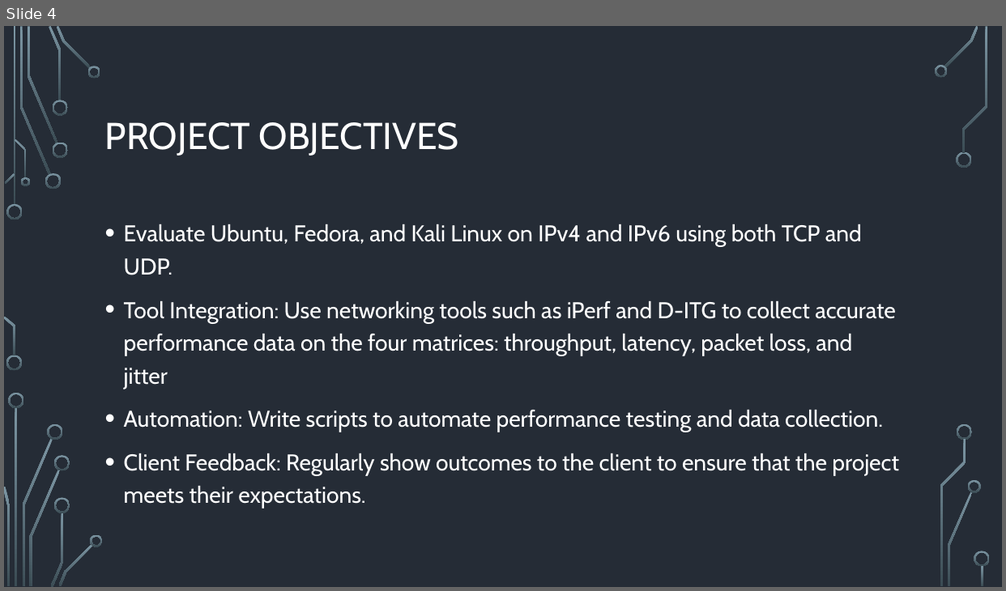
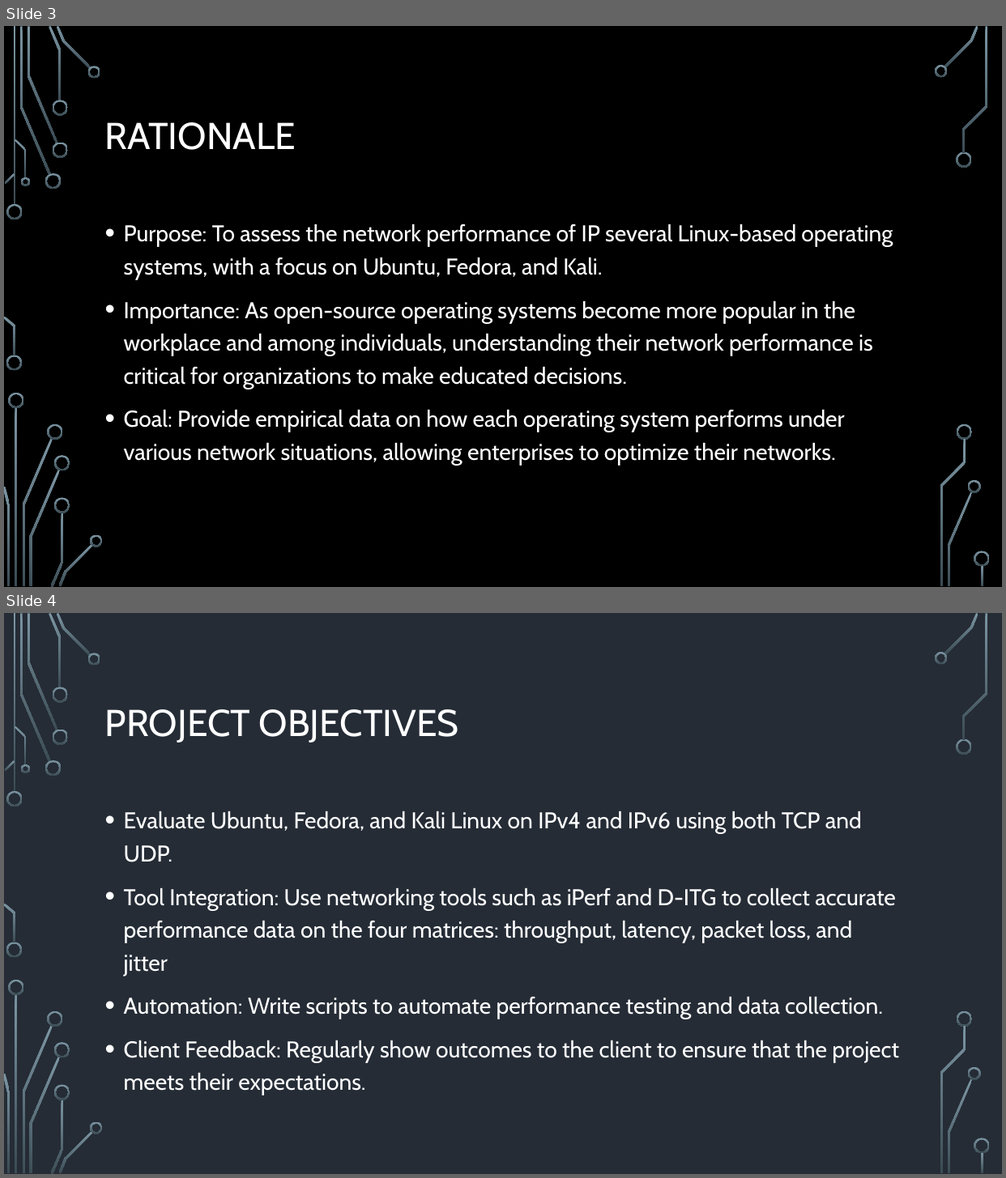
Before and after one commit to Linux-Network-Performance-Evaluation/Portfolio, a slide deck: 02-Planning-and-Control/Proposal/Proposal-Presentation/Version-History/First Draft Powerpoint.pptx. Shown one above the other, each under a label of ours: slide 4 before the commit, slides 3 and 4 after it. The pictures are 1006x591 and 1006x1178 pixels, drawn with LibreOffice and Linux fonts; fonts in the diff are those of the drawing; background and template pictures are left out. Boxes give left, top, right and bottom in pixels: in the first picture for what was removed or moved away, otherwise in the second. Text is boxed around its words. In the diff, an @@ line names an element or a change of style, - is before the commit and + after.

```diff
--- a/02-Planning-and-Control/Proposal/Proposal-Presentation/Version-History/First Draft Powerpoint.pptx
+++ b/02-Planning-and-Control/Proposal/Proposal-Presentation/Version-History/First Draft Powerpoint.pptx
@@ slide 3 added at (4, 26, 1002, 587), background picture (left out); not listed: 36 template elements that a slide beside it also shows @@
@@ title added at (105, 122, 296, 150), 36 pt, text #FFFFFF @@
+RATIONALE
@@ text added at (124, 224, 893, 465), 22 pt, text #FFFFFF @@
+• Purpose: To assess the network performance of IP several Linux-based operating systems, with a focus on Ubuntu, Fedora, and Kali.
+• Importance: As open-source operating systems become more popular in the workplace and among individuals, understanding their network performance is critical for organizations to make educated decisions.
+• Goal: Provide empirical data on how each operating system performs under various network situations, allowing enterprises to optimize their networks.
```
Also in this commit, not shown: 5 slides changed, 4 other slides added, 11 slides removed, 8 other files.
